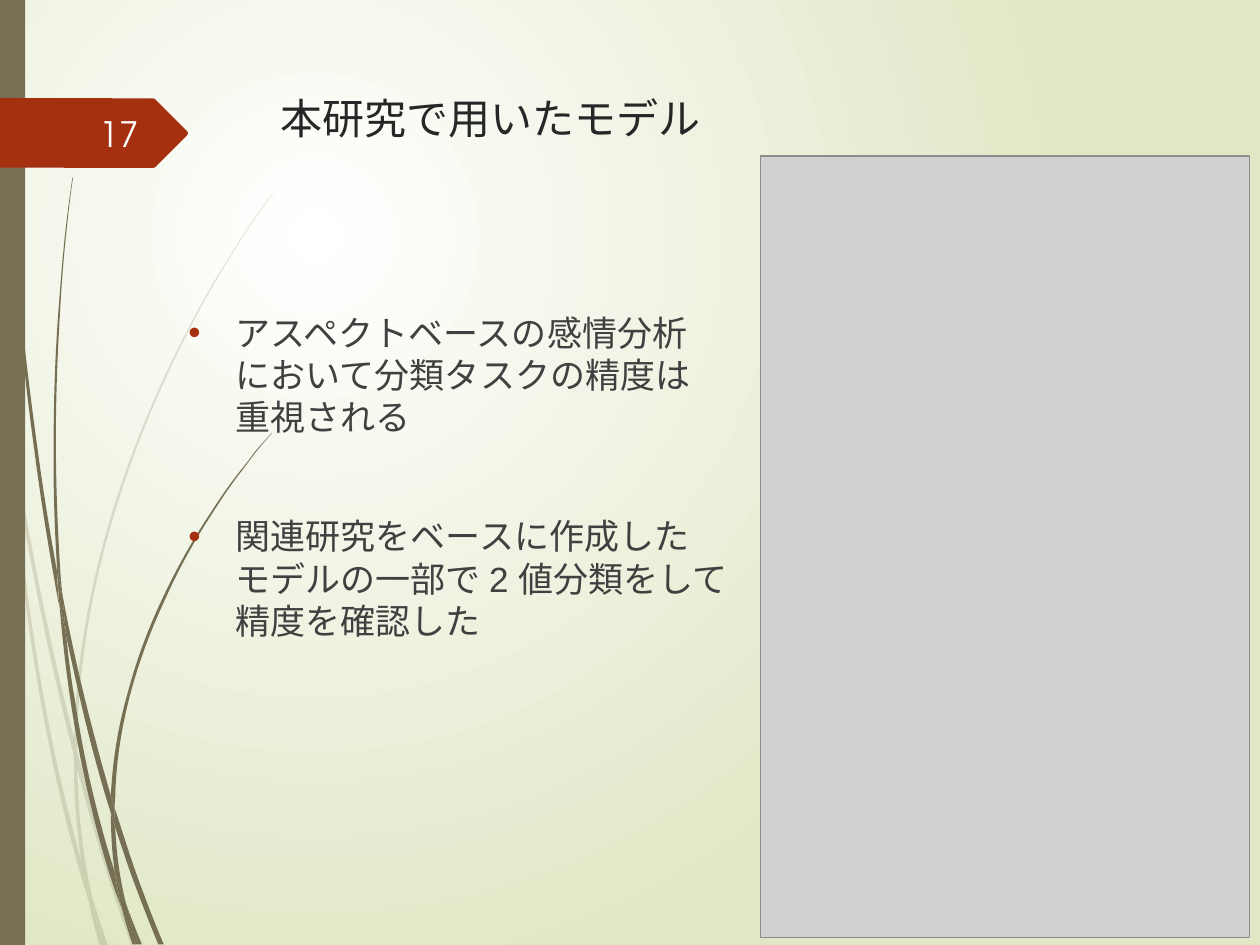
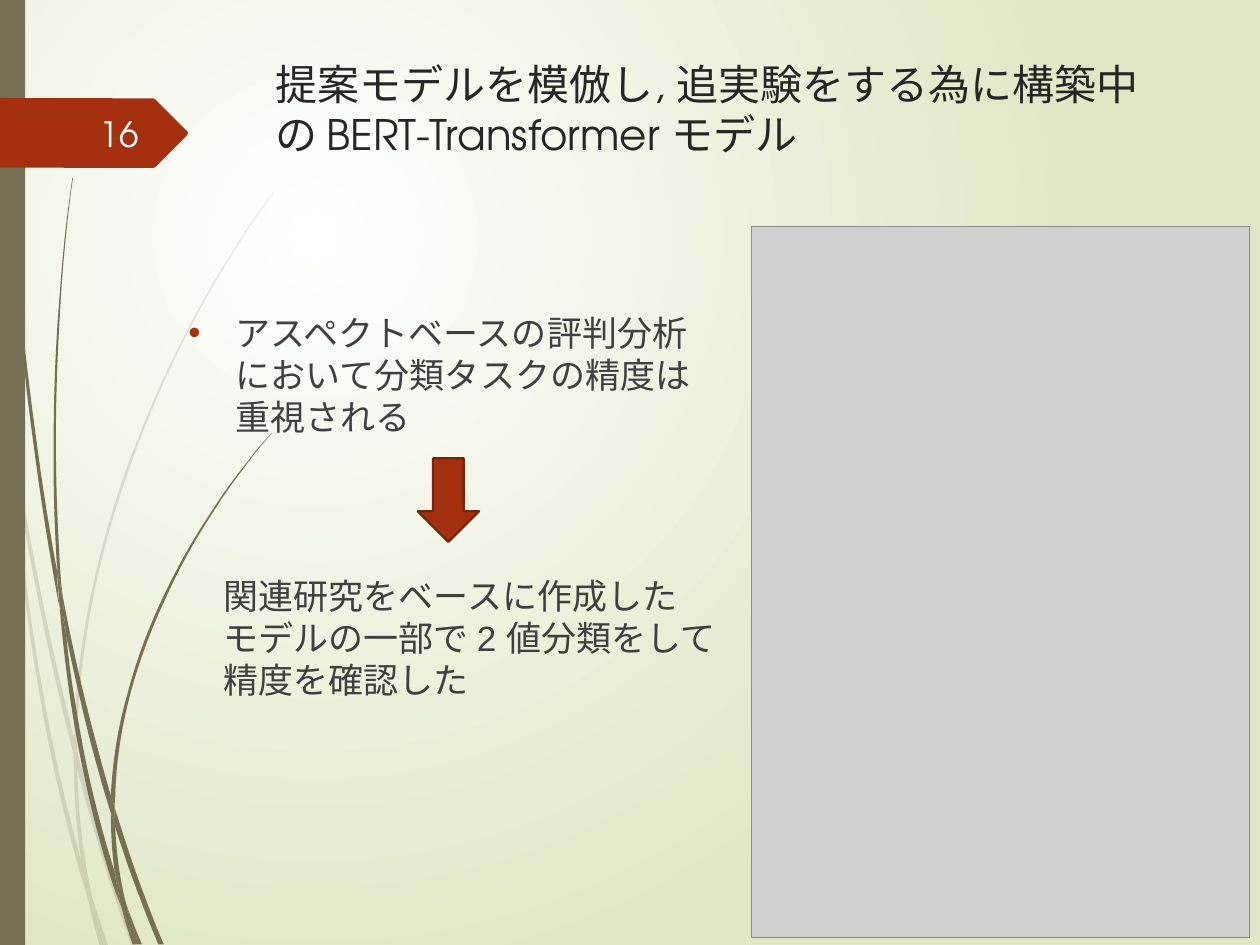
Before and after one commit to yuuki-kusumoto/kusumoto, a slide deck: slide 16 of 2021_prsn_2nd/後期研究発表会.pptx (slide 17 before the commit). Drawn at 1260x945 pixels with LibreOffice and Linux fonts; fonts in the diff are those of the drawing; grey boxes stand for pictures. Boxes give left, top, right and bottom in pixels: in the first picture for what was removed or moved away, otherwise in the second. Text is boxed around its words. In the diff, an @@ line names an element or a change of style, - is before the commit and + after.

```diff
--- a/2021_prsn_2nd/後期研究発表会.pptx
+++ b/2021_prsn_2nd/後期研究発表会.pptx
@@ title at (275, 64, 1138, 153): text changed @@
-本研究で用いたモデル
+提案モデルを模倣し, 追実験をする為に構築中の BERT-Transformer モデル
@@ page number at (100, 121, 139, 148): text changed @@
-17
+16
@@ picture: place and size @@
-picture at (761, 156, 1250, 939)
+picture at (751, 227, 1249, 939)
@@ text at (236, 316, 691, 440): text changed @@
-• アスペクトベースの感情分析
-  において分類タスクの精度は
-  重視される
+• アスペクトベースの評判分析
+  において分類タスクの精度は
+  重視される
@@ down arrow added at (418, 459, 480, 542), fill #A53010, outline #7A240C 1.25 pt @@
@@ text at (223, 579, 715, 696): bullet • to none @@
```
Also in this commit, not shown: 28 other slides changed, 2 slides added, 1 slide removed, 1 other file.
